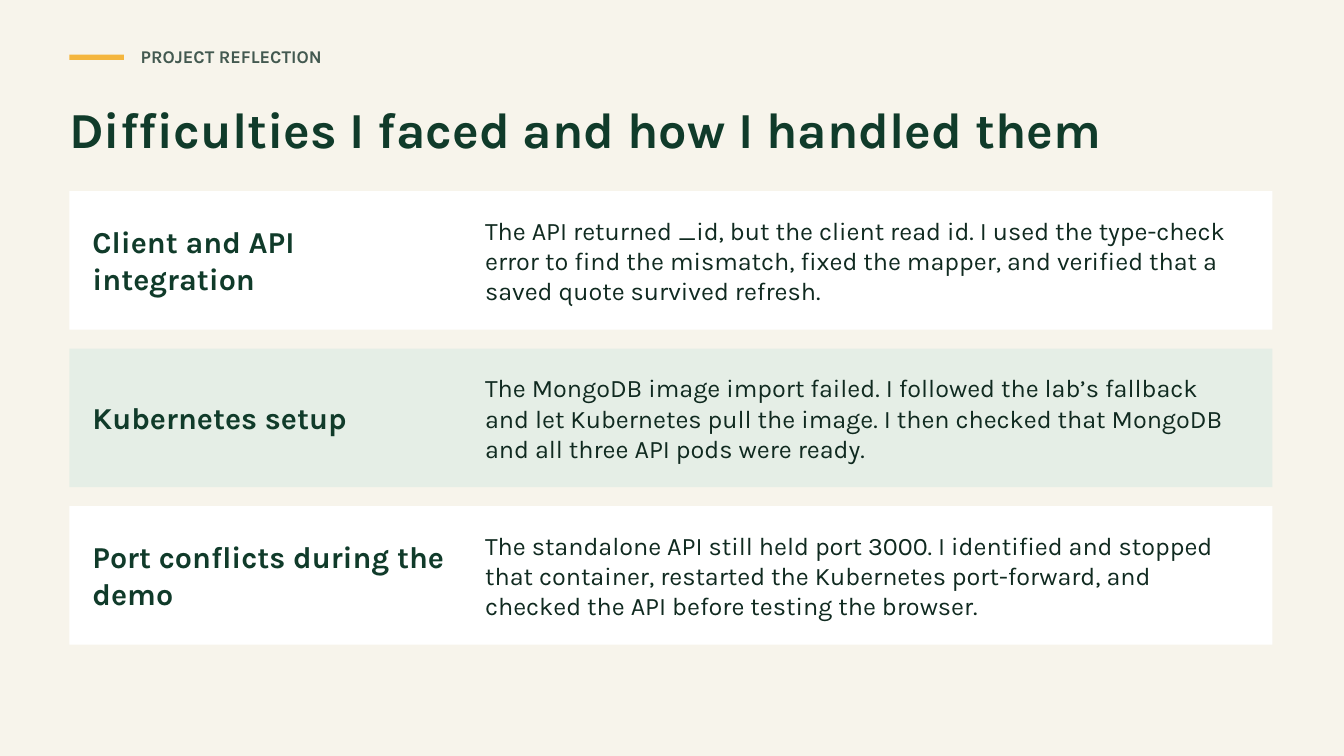
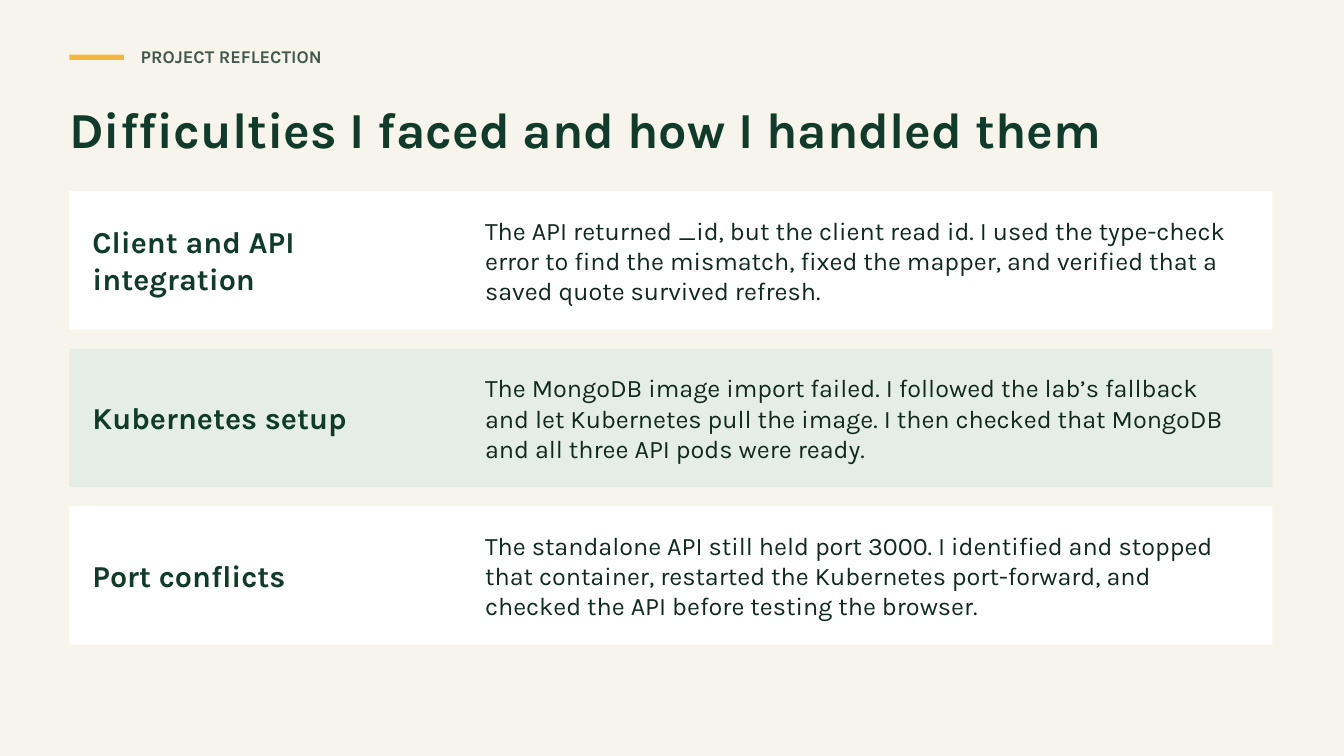
Before and after one commit to asc1-student09/evergreen-quote-launch, a slide deck: slide 8 of delivery-leadership-package/Evergreen_Quote_Showcase.pptx (slide 5 before the commit). Drawn at 1344x756 pixels with LibreOffice and Linux fonts; fonts in the diff are those of the drawing. Boxes give left, top, right and bottom in pixels: in the first picture for what was removed or moved away, otherwise in the second. Text is boxed around its words. In the diff, an @@ line names an element or a change of style, - is before the commit and + after.

```diff
--- a/delivery-leadership-package/Evergreen_Quote_Showcase.pptx
+++ b/delivery-leadership-package/Evergreen_Quote_Showcase.pptx
@@ text at bbox=[92, 565, 286, 588]: text changed @@
-Port conflicts during the demo
+Port conflicts
```
Also in this commit, not shown: 7 other slides changed, 1 slide added.
